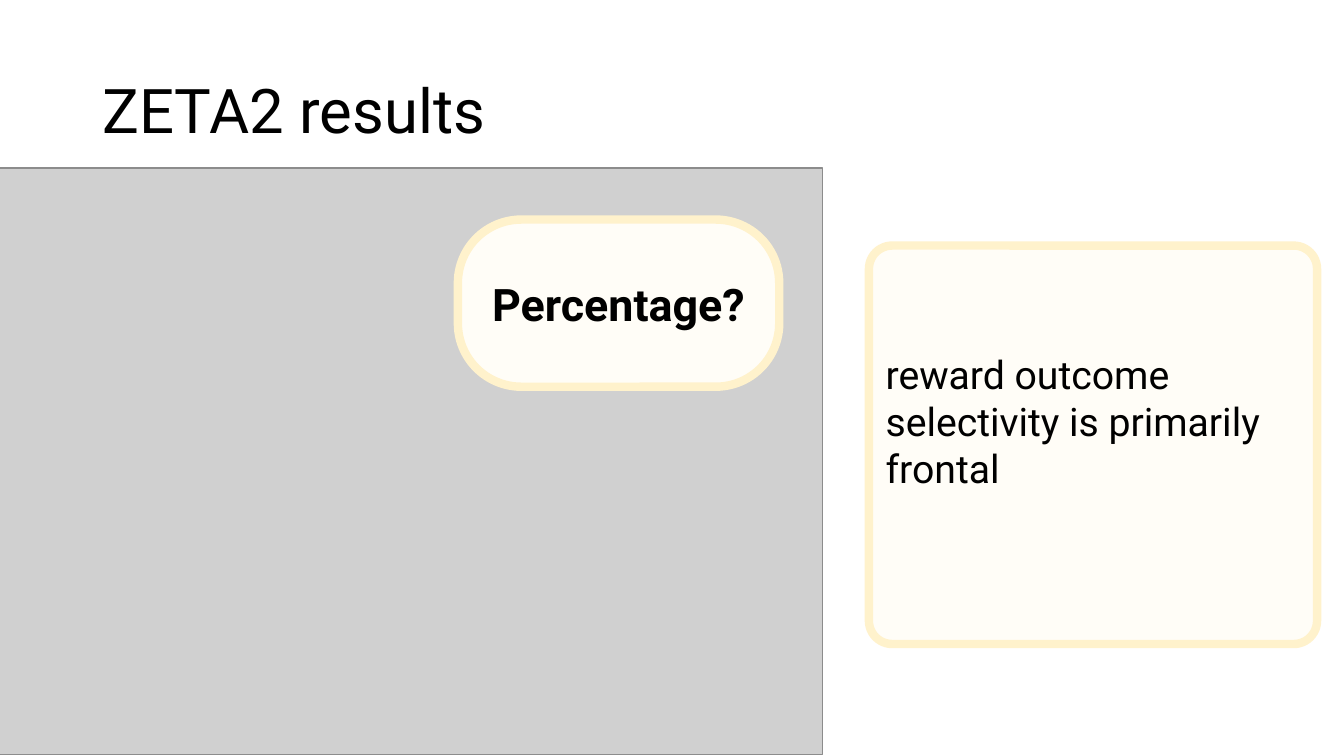
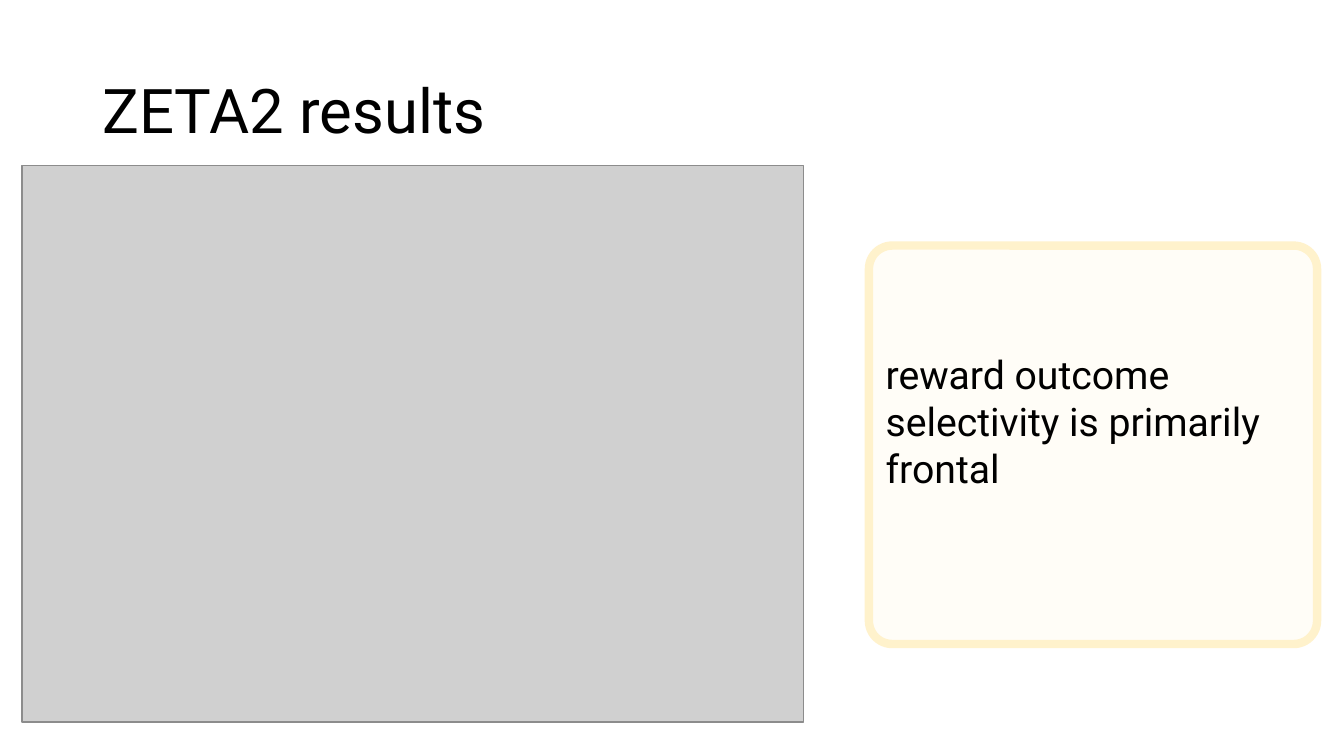
Before and after one commit to trNk27/Human_Data_Exploration, a slide deck: slide 23 of presentation/Prototype.pptx. Drawn at 1344x756 pixels with LibreOffice and Linux fonts; fonts in the diff are those of the drawing; grey boxes stand for pictures; background and template pictures are left out. Boxes give left, top, right and bottom in pixels: in the first picture for what was removed or moved away, otherwise in the second. Text is boxed around its words. In the diff, an @@ line names an element or a change of style, - is before the commit and + after.

```diff
--- a/presentation/Prototype.pptx
+++ b/presentation/Prototype.pptx
@@ picture: place and size @@
-picture at [0, 168, 823, 755]
+picture at [22, 166, 804, 723]
@@ rounded rectangle removed at [458, 220, 779, 387] @@
-Percentage?
```
Also in this commit, not shown: 5 other slides changed, 6 slides added, 4 slides removed, 1 other file.
